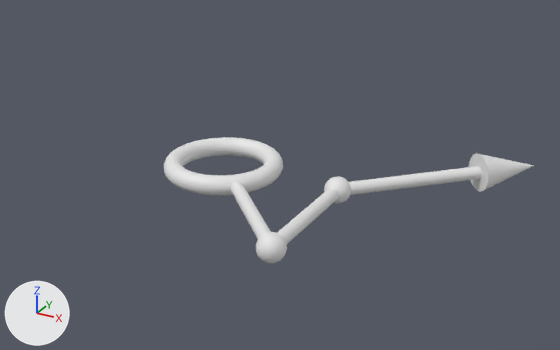
Two versions of the OBJ model Assets/Modules/Azure/Assets/Arrows/Arrow-143.obj, one commit apart.
Before and after are seen from a camera (50 mm lens) standing at (3.15, -4.79, 2.41) and looking at (0.4, 0.21, -0.09). The lights are fixed; the arrows at lower left show +X, +Y and +Z. Where no turn or scale is listed for an object, it has been applied to the vertices. Vertices at the same position are counted once.

The first picture shows 'Arrow-143'.
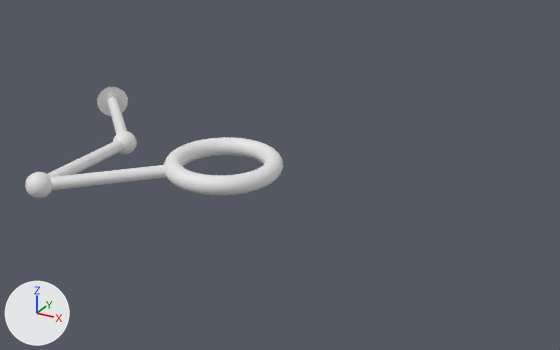
Where the change shows, as pixel boxes [x1, y1, x2, y2] in the pictures (560 x 350 px; the box of a moved part takes in the faces that stretch with it):
'Arrow-143', reshaped (30% narrower, 12% shorter): before [164, 137, 534, 263]; after [25, 87, 283, 198]
part 1 of me_arrow_143, moved or reshaped: before [231, 181, 339, 244]; after [48, 140, 166, 190]
part 2 of me_arrow_143, moved or reshaped: before [349, 166, 482, 195]; after [107, 97, 127, 134]
part 3 of me_arrow_143, moved or reshaped: before [469, 153, 534, 192]; after [97, 87, 128, 116]
part 4 of me_arrow_143, added: after [25, 172, 52, 198]
part 5 of me_arrow_143, added: after [113, 131, 137, 154]
part 6 of me_arrow_143, deleted: before [324, 176, 351, 203]
part 7 of me_arrow_143, deleted: before [256, 232, 287, 263]

The edits, one by one:
me_arrow_143 is used by ob_arrow_143; location (0.0, 0.0, 0.0).
me_arrow_143 had 3267 vertices, 3143 faces and spanned x -0.47..2.18, y -1.1..1.18, z -0.15..0.15.
me_arrow_143 now has 3265 vertices, 3143 faces and spans x -2.18..0.47, y -1.1..1.18, z -0.15..0.15.
me_arrow_143 part 1: the loose piece of 126 vertices spanning x 0.25..1.05, y -1.04..0.0, z -0.05..0.05 is turned -180 degrees about the y axis through the mesh origin.
me_arrow_143 part 2: the loose piece of 64 vertices spanning x 0.96..2.04, y -0.04..1.04, z -0.05..0.05 is turned 180 degrees about the y axis through the mesh origin.
me_arrow_143 part 3: the loose piece of 33 vertices spanning x 1.72..2.18, y 0.72..1.18, z -0.15..0.15 is turned -180 degrees about the y axis through the mesh origin.
me_arrow_143 part 4: a new loose piece of 1009 vertices spanning x -1.1..-0.9, y -1.1..-0.9, z -0.1..0.1.
me_arrow_143 part 5: a new loose piece of 1009 vertices spanning x -1.1..-0.9, y -0.1..0.1, z -0.1..0.1.
me_arrow_143 part 6: the loose piece of 1010 vertices spanning x 0.9..1.1, y -0.1..0.1, z -0.1..0.1 is deleted.
me_arrow_143 part 7: the loose piece of 1010 vertices spanning x 0.9..1.1, y -1.1..-0.9, z -0.1..0.1 is deleted.
